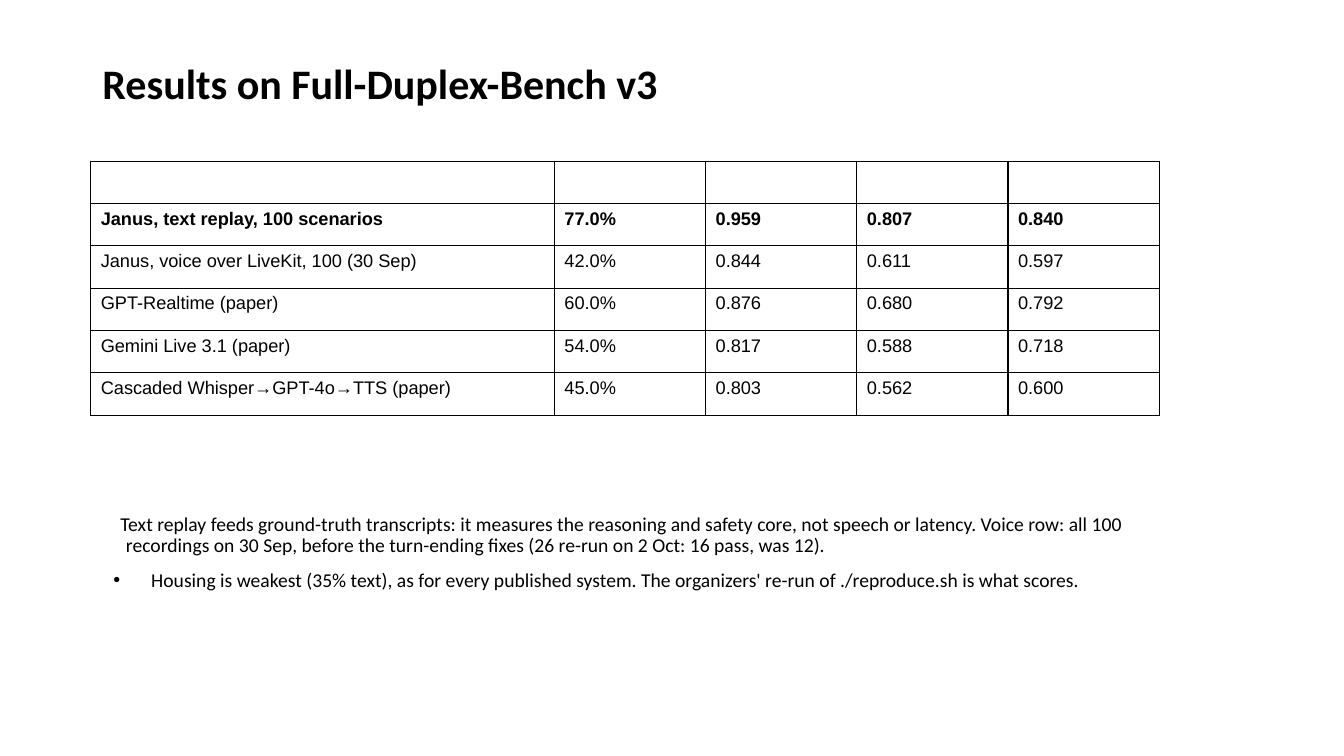
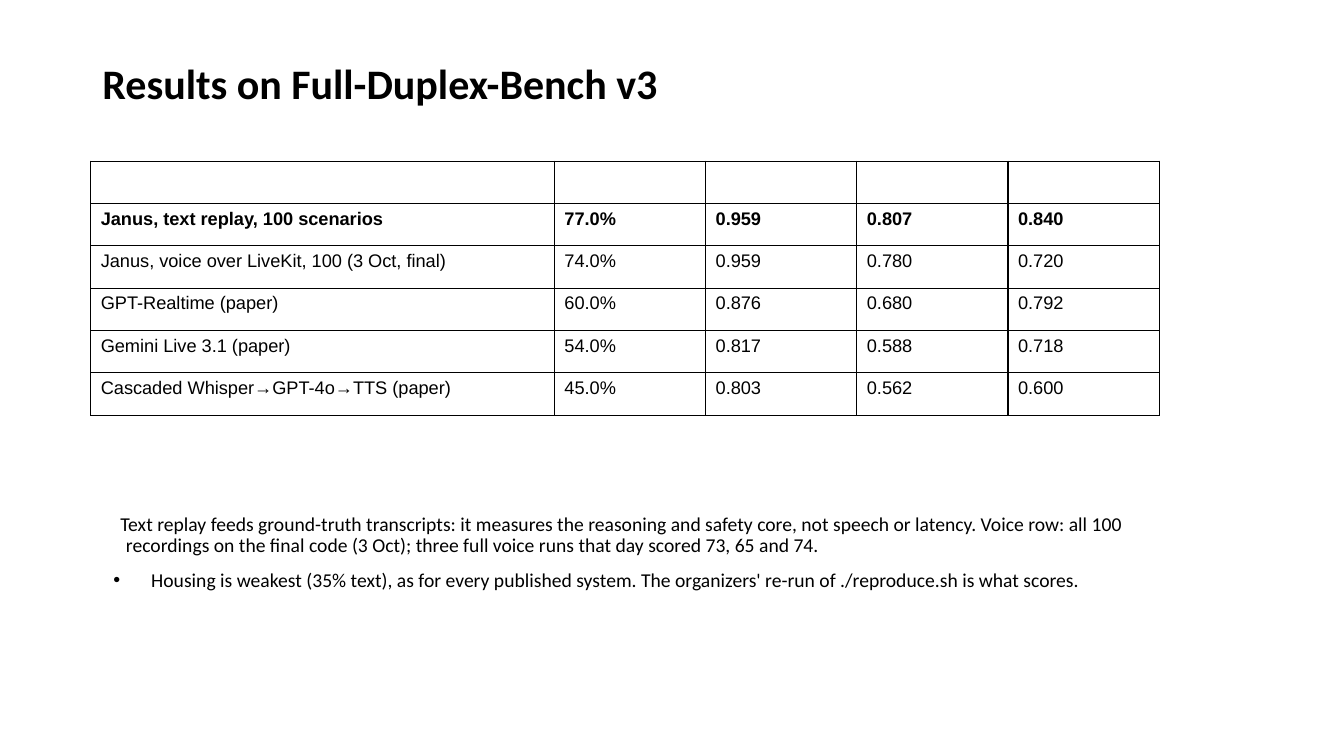
Before and after one commit to AdithyaSanthosh-P/Janus, a slide deck: slide 5 of docs/deck/Janus_Submission.pptx. Drawn at 1344x756 pixels with LibreOffice and Linux fonts; fonts in the diff are those of the drawing. Boxes give left, top, right and bottom in pixels: in the first picture for what was removed or moved away, otherwise in the second. Text is boxed around its words. In the diff, an @@ line names an element or a change of style, - is before the commit and + after.

```diff
--- a/docs/deck/Janus_Submission.pptx
+++ b/docs/deck/Janus_Submission.pptx
@@ table at (91,161,1159,415) @@
-row 3: Janus, voice over LiveKit, 100 (30 Sep) | 42.0% | 0.844 | 0.611 | 0.597
+row 3: Janus, voice over LiveKit, 100 (3 Oct, final) | 74.0% | 0.959 | 0.780 | 0.720
@@ text at (120,517,1122,556): text changed @@
-Text replay feeds ground-truth transcripts: it measures the reasoning and safety core, not speech or latency. Voice row: all 100 recordings on 30 Sep, before the turn-ending fixes (26 re-run on 2 Oct: 16 pass, was 12).
+Text replay feeds ground-truth transcripts: it measures the reasoning and safety core, not speech or latency. Voice row: all 100 recordings on the final code (3 Oct); three full voice runs that day scored 73, 65 and 74.
```
Also in this commit, not shown: 1 other slide changed, 2 other files.
